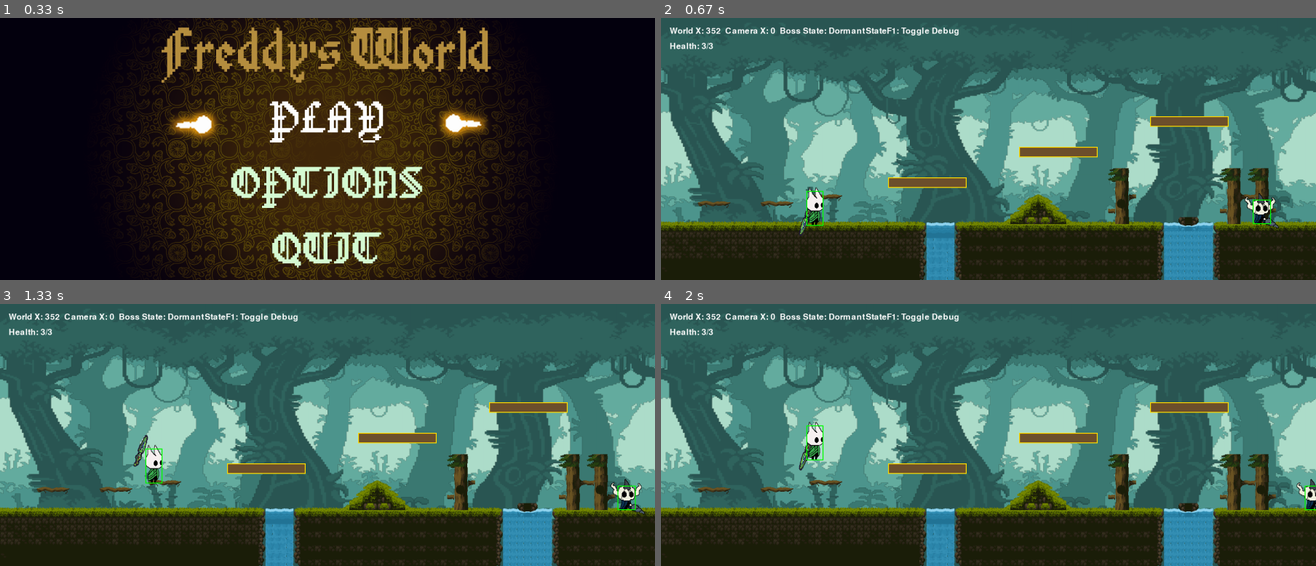
Above: before the commit, frames 1-4 (two rows, left to right).
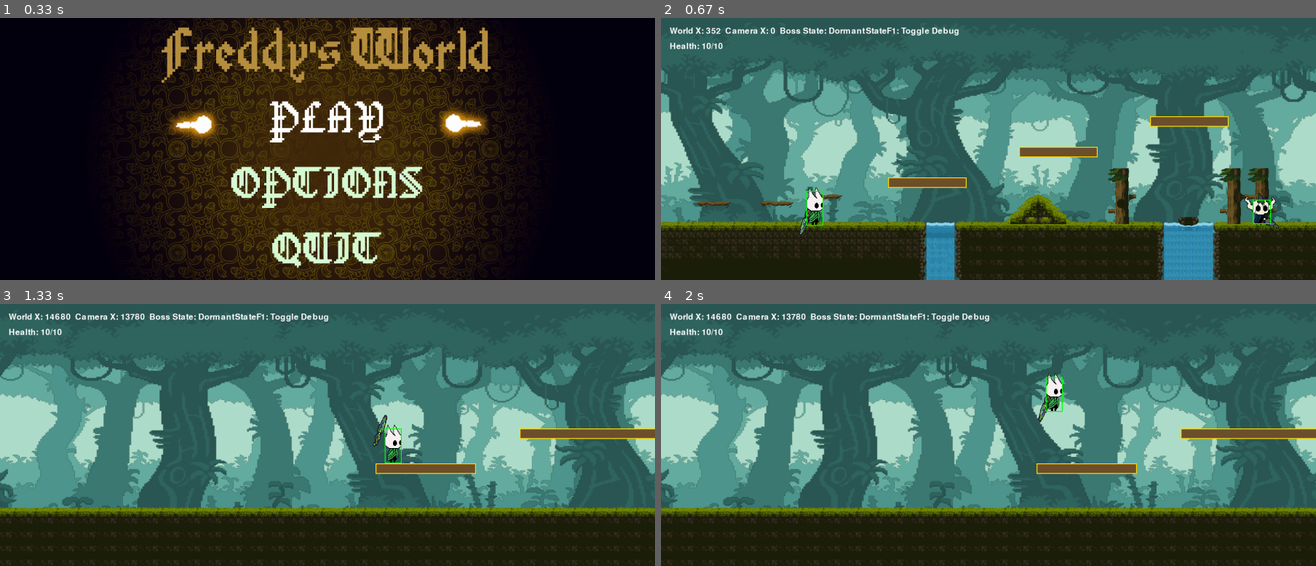
Above: after the commit, the same moments.

Repository: PythonSun22/2d-side-scroller-pygame
Game: pygame game, started from main.py
Two runs of this game, one before a commit and one after it. Both use one fixed random seed, a clock stepped at 60 frames per second and the inputs below.
Inputs (mouse positions are in pixels of both pictures, inside the frame that each line leads up to):
- Up to frame 1 (0.33 s): no input
- Up to frame 2 (0.67 s): click "PLAY" at 0.38 s
- Up to frame 3 (1.33 s): hold F2 0.67-1.13 s; hold Up 0.67-1.13 s; move the mouse to (537, 427) at 0.7 s; click (170, 437) at 1.22 s
- Up to frame 4 (2 s): hold Up 1.5-1.97 s; move the mouse to (1054, 492) at 1.53 s

Frame 1 is identical in both runs. In frame 2, less than 0.1% of the frame differs, in the area x 6-10%, y 9-12%; in frame 3, 45%; in frame 4, 45%, in the area x 0-100%, y 3-100%.

Commit message:
Implement boss combat AI, collision and platform behavior

Diff:
--- a/game/boss.py
+++ b/game/boss.py
@@ -16,24 +16,51 @@
     Dormant -> Stalk -> Charge -> Recovery.
     """
 
-    WALK_IMAGES = (
+    FULL_HEALTH_IMAGES = (
         "boss/boss.png",
         "boss/boss_2.png",
     )
 
+    HALF_HEALTH_IMAGES = (
+        "boss/boss_half_health.png",
+        "boss/boss_half_health_2.png",
+    )
+
+    NEAR_DEATH_IMAGES = (
+        "boss/boss_near_death.png",
+        "boss/boss_near_death_2.png",
+    )
+
+    DEATH_IMAGES = (
+        "boss/boss_death.png",
+        "boss/boss_death_2.png",
+    )
+
     def __init__(
         self,
         position: tuple[float, float],
         arena_left: float,
         arena_right: float,
     ) -> None:
-        self.frames = [
-            assets.load_image(
-                filename,
-                alpha=True,
-            )
-            for filename in self.WALK_IMAGES
-        ]
+        self.full_health_frames = self._load_frames(
+            self.FULL_HEALTH_IMAGES
+        )
+
+        self.half_health_frames = self._load_frames(
+            self.HALF_HEALTH_IMAGES
+        )
+
+        self.near_death_frames = self._load_frames(
+            self.NEAR_DEATH_IMAGES
+        )
+
+        self.death_frames = self._load_frames(
+            self.DEATH_IMAGES
+        )
+
+        self.frames = self.full_health_frames
+        self.health = BossTuning.MAX_HEALTH
+        self.should_remove = False
 
         self.current_frame = 0
         self.image = self.frames[0]
@@ -51,6 +78,10 @@
         self.previous_feet_x = self.feet_x
         self.previous_feet_y = self.feet_y
 
+        self.velocity_y = 0.0
+        self.is_on_ground = True
+        self.ground_y = float(position[1])
+
         self.arena_left = float(
             arena_left
         )
@@ -64,6 +95,11 @@
 
         self.is_moving = False
         self.is_active = False
+        self.is_on_platform = False
+
+        self.hit_flash_timer = 0.0
+        self.stagger_timer = 0.0
+        self.knockback_velocity_x = 0.0
 
         self.collision_rect = pygame.Rect(
             0,
@@ -125,15 +161,66 @@
         self,
         delta_time: float,
         player,
-    ) -> None:
-        self.state.update(
+        platforms: list,
+    ) -> None:
+        # Update visual hit feedback timer.
+        self.hit_flash_timer = max(
+            0.0,
+            self.hit_flash_timer - delta_time,
+        )
+
+        # ---------------------------------------------------------
+        # STAGGER / SWORD HIT REACTION
+        # ---------------------------------------------------------
+
+        if self.stagger_timer > 0.0:
+            self.stagger_timer = max(
+                0.0,
+                self.stagger_timer - delta_time,
+            )
+
+            # Briefly push the boss backward instead of allowing
+            # its AI state to move normally.
+            self.feet_x += (
+                self.knockback_velocity_x
+                * delta_time
+            )
+
+            # Gradually reduce knockback momentum.
+            self.knockback_velocity_x *= 0.82
+
+            self.clamp_to_arena()
+
+        else:
+            # Normal boss AI runs only when not staggered.
+            self.state.update(
+                delta_time,
+                player,
+            )
+
+            # Make sure any old knockback has fully ended.
+            self.knockback_velocity_x = 0.0
+
+        # ---------------------------------------------------------
+        # VERTICAL PHYSICS
+        # ---------------------------------------------------------
+
+        self._apply_vertical_physics(
             delta_time,
-            player,
-        )
+            platforms,
+        )
+
+        # ---------------------------------------------------------
+        # ANIMATION
+        # ---------------------------------------------------------
 
         self._update_animation(
             delta_time
         )
+
+        # ---------------------------------------------------------
+        # COLLISION RECT
+        # ---------------------------------------------------------
 
         self._synchronize_collision_rect()
 
@@ -197,14 +284,8 @@
         self,
         delta_time: float,
     ) -> None:
-        if not self.is_moving:
-            self.current_frame = 0
-            self.animation_elapsed = 0.0
-
-        else:
-            self.animation_elapsed += (
-                delta_time
-            )
+        if self.is_defeated:
+            self.animation_elapsed += delta_time
 
             while (
                 self.animation_elapsed
@@ -218,6 +299,42 @@
                     self.current_frame + 1
                 ) % len(self.frames)
 
+            frame = self.frames[
+                self.current_frame
+            ]
+
+            if self.facing_right:
+                self.image = pygame.transform.flip(
+                    frame,
+                    True,
+                    False,
+                )
+            else:
+                self.image = frame
+
+            return
+
+        if not self.is_moving:
+            self.current_frame = 0
+            self.animation_elapsed = 0.0
+
+        else:
+            self.animation_elapsed += (
+                delta_time
+            )
+
+            while (
+                self.animation_elapsed
+                >= BossTuning.ANIMATION_INTERVAL
+            ):
+                self.animation_elapsed -= (
+                    BossTuning.ANIMATION_INTERVAL
+                )
+
+                self.current_frame = (
+                    self.current_frame + 1
+                ) % len(self.frames)
+
         frame = self.frames[
             self.current_frame
         ]
@@ -236,8 +353,16 @@
     def _synchronize_collision_rect(
         self,
     ) -> None:
+        forward_offset = (
+            BossTuning.HITBOX_FORWARD_OFFSET
+            * self.direction
+        )
+
         self.collision_rect.midbottom = (
-            round(self.feet_x),
+            round(
+                self.feet_x
+                + forward_offset
+            ),
             round(self.feet_y),
         )
 
@@ -271,11 +396,30 @@
         camera_x: float,
         alpha: float,
     ) -> None:
+        # Match Freddy's damage feedback: briefly blink the sprite
+        # on and off instead of applying a color tint.
+        if self.hit_flash_timer > 0.0:
+            flash_phase = int(
+                self.hit_flash_timer * 12
+            )
+
+            if flash_phase % 2 == 0:
+                return
+
         render_x, render_y = (
             self.get_interpolated_feet_position(
                 alpha
             )
         )
+
+        vertical_offset = (
+            BossTuning.IMAGE_VERTICAL_OFFSET
+        )
+
+        if self.is_on_platform:
+            vertical_offset += (
+                BossTuning.PLATFORM_IMAGE_VERTICAL_OFFSET
+            )
 
         rect = self.image.get_rect(
             midbottom=(
@@ -283,7 +427,10 @@
                     render_x
                     - camera_x
                 ),
-                round(render_y),
+                round(
+                    render_y
+                    + vertical_offset
+                ),
             )
         )
 
@@ -302,6 +449,10 @@
             self.get_interpolated_feet_position(
                 alpha
             )
+        )
+        forward_offset = (
+            BossTuning.HITBOX_FORWARD_OFFSET
+            * self.direction
         )
 
         debug_rect = pygame.Rect(
@@ -315,6 +466,7 @@
             round(
                 render_x
                 - camera_x
+                + forward_offset
             ),
             round(render_y),
         )
@@ -325,3 +477,183 @@
             debug_rect,
             width=2,
         )
+
+    @property
+    def is_defeated(self) -> bool:
+        return self.health <= 0
+
+
+    def take_damage(
+        self,
+        amount: int,
+        knockback_direction: int = 0,
+        knockback_speed: float = 0.0,
+    ) -> bool:
+        if amount <= 0 or self.is_defeated:
+            return False
+
+        self.health = max(
+            0,
+            self.health - amount,
+        )
+
+        self._update_health_visuals()
+
+        if self.health <= 0:
+            from game.boss_ai.death_state import DeathState
+
+            self.change_state(
+                DeathState(self)
+            )
+
+        return True
+
+    def _update_health_visuals(self) -> None:
+        if self.health <= 0:
+            return
+
+        health_ratio = (
+            self.health / BossTuning.MAX_HEALTH
+        )
+
+        if health_ratio <= 0.33:
+            self.frames = self.near_death_frames
+
+        elif health_ratio <= 0.66:
+            self.frames = self.half_health_frames
+
+        else:
+            self.frames = self.full_health_frames
+
+        self.current_frame %= len(self.frames)
+
+    def _apply_vertical_physics(
+        self,
+        delta_time: float,
+        platforms: list,
+    ) -> None:
+        previous_bottom = self.collision_rect.bottom
+
+        self.velocity_y += (
+            BossTuning.GRAVITY
+            * delta_time
+        )
+
+        self.velocity_y = min(
+            self.velocity_y,
+            BossTuning.MAX_FALL_SPEED,
+        )
+
+        self.feet_y += (
+            self.velocity_y
+            * delta_time
+        )
+
+        self._synchronize_collision_rect()
+
+        self.is_on_ground = False
+        self.is_on_platform = False
+
+        if self.velocity_y >= 0:
+            for platform in platforms:
+                crossed_top = (
+                    previous_bottom <= platform.rect.top
+                    and self.collision_rect.bottom
+                    >= platform.rect.top
+                )
+
+                overlaps_x = (
+                    self.collision_rect.right
+                    > platform.rect.left
+                    and self.collision_rect.left
+                    < platform.rect.right
+                )
+
+                if crossed_top and overlaps_x:
+                    self.feet_y = float(
+                        platform.rect.top
+                    )
+
+                    self.velocity_y = 0.0
+                    self.is_on_ground = True
+                    self.is_on_platform = True
+
+                    self._synchronize_collision_rect()
+                    return
+
+        if self.collision_rect.bottom >= self.ground_y:
+            self.feet_y = self.ground_y
+
+            self.velocity_y = 0.0
+            self.is_on_ground = True
+            self.is_on_platform = False
+
+            self._synchronize_collision_rect()
+
+    def _load_frames(
+        self,
+        filenames: tuple[str, ...],
+    ) -> list[pygame.Surface]:
+        frames = []
+
+        for filename in filenames:
+            image = assets.load_image(
+                filename,
+                alpha=True,
+            )
+
+            width = round(
+                image.get_width()
+                * BossTuning.SPRITE_SCALE
+            )
+
+            height = round(
+                image.get_height()
+                * BossTuning.SPRITE_SCALE
+            )
+
+            image = pygame.transform.scale(
+                image,
+                (width, height),
+            )
+
+            frames.append(image)
+
+        return frames
+
+    def receive_sword_hit(
+        self,
+        amount: int,
+        direction: int,
+    ) -> bool:
+        if not self.take_damage(amount):
+            return False
+
+        self.hit_flash_timer = (
+            BossTuning.SWORD_HIT_FLASH_DURATION
+        )
+
+        self.stagger_timer = (
+            BossTuning.SWORD_HIT_STAGGER_DURATION
+        )
+
+        self.knockback_velocity_x = (
+            direction
+            * BossTuning.SWORD_HIT_KNOCKBACK_SPEED
+        )
+
+        return True
+
+
+    def receive_fireball_hit(
+        self,
+        amount: int,
+    ) -> bool:
+        if not self.take_damage(amount):
+            return False
+
+        self.hit_flash_timer = (
+            BossTuning.FIREBALL_HIT_FLASH_DURATION
+        )
+
+        return True
--- /dev/null
+++ b/game/boss_ai/death_state.py
@@ -0,0 +1,32 @@
+from game.boss_ai.boss_state import BossState
+from game.boss_tuning import BossTuning
+
+
+class DeathState(BossState):
+    def __init__(self, boss) -> None:
+        super().__init__(boss)
+
+        self.elapsed = 0.0
+
+    def enter(self) -> None:
+        boss = self.boss
+
+        boss.is_moving = False
+        boss.is_active = False
+
+        boss.frames = boss.death_frames
+        boss.current_frame = 0
+        boss.animation_elapsed = 0.0
+
+    def update(
+        self,
+        delta_time: float,
+        player,
+    ) -> None:
+        self.elapsed += delta_time
+
+        if (
+            self.elapsed
+            >= BossTuning.DEATH_DISPLAY_DURATION
+        ):
+            self.boss.should_remove = True
--- /dev/null
+++ b/game/boss_ai/leap_state.py
@@ -0,0 +1,75 @@
+from game.boss_ai.boss_state import BossState
+from game.boss_tuning import BossTuning
+
+
+class LeapState(BossState):
+    """
+    Committed jump toward Freddy's approximate horizontal position.
+    """
+
+    def __init__(
+        self,
+        boss,
+        target_x: float,
+    ) -> None:
+        super().__init__(boss)
+
+        self.target_x = target_x
+        self.has_left_ground = False
+
+    def enter(self) -> None:
+        boss = self.boss
+
+        boss.is_moving = True
+
+        difference_x = (
+            self.target_x
+            - boss.feet_x
+        )
+
+        if difference_x > 0:
+            boss.set_direction(1)
+        elif difference_x < 0:
+            boss.set_direction(-1)
+
+        boss.velocity_y = (
+            -BossTuning.LEAP_VERTICAL_SPEED
+        )
+
+        boss.is_on_ground = False
+
+    def update(
+        self,
+        delta_time: float,
+        player,
+    ) -> None:
+        boss = self.boss
+
+        difference_x = (
+            self.target_x
+            - boss.feet_x
+        )
+
+        if abs(difference_x) > 10:
+            boss.feet_x += (
+                boss.direction
+                * BossTuning.LEAP_HORIZONTAL_SPEED
+                * delta_time
+            )
+
+            boss.clamp_to_arena()
+
+        if not boss.is_on_ground:
+            self.has_left_ground = True
+
+        if (
+            self.has_left_ground
+            and boss.is_on_ground
+        ):
+            from game.boss_ai.recovery_state import (
+                RecoveryState,
+            )
+
+            boss.change_state(
+                RecoveryState(boss)
+            )
--- a/game/boss_ai/stalk_state.py
+++ b/game/boss_ai/stalk_state.py
@@ -31,9 +31,35 @@
             - boss.feet_x
         )
 
+        difference_y = (
+            boss.feet_y
+            - player.feet_y
+        )
+
         distance_to_player = abs(
             difference_x
         )
+
+        # -----------------------------------------------------
+        # STALK
+        # -----------------------------------------------------
+        if (
+            difference_y
+            >= BossTuning.LEAP_TRIGGER_HEIGHT
+            and boss.is_on_ground
+        ):
+            from game.boss_ai.leap_state import (
+                LeapState,
+            )
+
+            boss.change_state(
+                LeapState(
+                    boss,
+                    player.feet_x,
+                )
+            )
+
+            return
 
         # -----------------------------------------------------
         # STALK
--- a/game/boss_tuning.py
+++ b/game/boss_tuning.py
@@ -1,7 +1,9 @@
 class BossTuning:
-    HITBOX_WIDTH = 105
+    HITBOX_WIDTH = 80
     HITBOX_HEIGHT = 105
 
+    IMAGE_VERTICAL_OFFSET = 26
+    HITBOX_FORWARD_OFFSET = 12
     STALK_SPEED = 150.0
 
     # Boss approaches until Freddy is within this distance.
@@ -20,3 +22,25 @@
     CONTACT_DAMAGE = 2
 
     DEBUG_COLOR = (255, 70, 70)
+
+    MAX_HEALTH = 20
+
+    DEATH_DISPLAY_DURATION = 0.8
+
+    LEAP_TRIGGER_HEIGHT = 70.0
+
+    LEAP_HORIZONTAL_SPEED = 260.0
+    LEAP_VERTICAL_SPEED = 650.0
+
+    GRAVITY = 1800.0
+    MAX_FALL_SPEED = 900.0
+
+    SPRITE_SCALE = 1.25
+
+    SWORD_HIT_STAGGER_DURATION = 0.18
+    SWORD_HIT_KNOCKBACK_SPEED = 90.0
+
+    FIREBALL_HIT_FLASH_DURATION = 0.10
+    SWORD_HIT_FLASH_DURATION = 0.16
+
+    PLATFORM_IMAGE_VERTICAL_OFFSET = 8
--- a/game/player_tuning.py
+++ b/game/player_tuning.py
@@ -32,7 +32,7 @@
     COYOTE_TIME = 0.08
 
     # Health and damage
-    MAX_HEALTH = 3
+    MAX_HEALTH = 10
     CONTACT_DAMAGE = 1
 
     INVULNERABILITY_DURATION = 1.0
--- a/game/world.py
+++ b/game/world.py
@@ -178,6 +178,9 @@
             if event.key == pygame.K_F1:
                 self.show_debug = not self.show_debug
 
+            if event.key == pygame.K_F2:
+                self._debug_teleport_to_boss()
+
         if self.player.is_transforming:
             return
 
@@ -269,6 +272,7 @@
         self.boss.update(
             delta_time,
             self.player,
+            self.platforms,
         )
 
         # ---------------------------------------------------------
@@ -283,8 +287,10 @@
         # ---------------------------------------------------------
 
         self._handle_sword_combat()
+        self._handle_sword_boss_combat()
         self._handle_mob_contact()
         self._handle_fireball_combat()
+        self._handle_fireball_boss_combat()
         self._handle_boss_contact()
 
         self.mobs = [
@@ -420,6 +426,18 @@
         if self.show_debug:
             self._render_debug(screen, camera_x, alpha)
 
+        if self.boss.is_active and not self.boss.is_defeated:
+            boss_health = self.debug_font.render(
+                f"Boss: {self.boss.health}/{BossTuning.MAX_HEALTH}",
+                True,
+                (255, 90, 90),
+            )
+
+            screen.blit(
+                boss_health,
+                (20, 85),
+            )
+
         self._render_boss_arena_glow(screen)
 
     def _render_debug(
@@ -738,10 +756,11 @@
             (0, 0),
         )
 
-    def _handle_boss_contact(
-        self,
-    ) -> None:
-        if not self.boss.is_active:
+    def _handle_boss_contact(self) -> None:
+        if (
+            not self.boss.is_active
+            or self.boss.is_defeated
+        ):
             return
 
         if self.player.collision_rect.colliderect(
@@ -751,3 +770,112 @@
                 amount=BossTuning.CONTACT_DAMAGE,
                 source_x=self.boss.feet_x,
             )
+
+    def _handle_sword_boss_combat(self) -> None:
+        if self.boss.is_defeated:
+            return
+
+        sword_hitbox = self.sword.get_attack_hitbox(
+            self.player
+        )
+
+        if sword_hitbox is None:
+            return
+
+        if not self.sword.can_hit(self.boss):
+            return
+
+        if not sword_hitbox.colliderect(
+            self.boss.collision_rect
+        ):
+            return
+
+        if self.boss.receive_sword_hit(
+            amount=self.sword.current_damage,
+            direction=self.sword.knockback_direction,
+        ):
+            self.sword.register_hit(
+                self.boss
+            )
+
+    def _handle_fireball_boss_combat(self) -> None:
+        if self.boss.is_defeated:
+            return
+
+        for fireball in self.fireballs:
+            if not fireball.is_active:
+                continue
+
+            if not fireball.collision_rect.colliderect(
+                self.boss.collision_rect
+            ):
+                continue
+
+            if self.boss.receive_fireball_hit(
+                amount=Fireball.DAMAGE,
+            ):
+                fireball.start_explosion()
+
+            break
+
+    def _debug_teleport_to_boss(self) -> None:
+        target_x = self.boss_arena_left + 180
+
+        correction = (
+            target_x
+            - self.player.feet_x
+        )
+
+        self.player.move_horizontal_correction(
+            correction
+        )
+
+        # Keep interpolation from drawing Freddy between
+        # the old location and the boss arena.
+        self.player.previous_feet_x = (
+            self.player.feet_x
+        )
+
+        self.player.previous_feet_y = (
+            self.player.feet_y
+        )
+
+        # Let the normal arena-approach logic take over.
+        self.boss_arena_approach = True
+
+    def receive_sword_hit(
+        self,
+        amount: int,
+        direction: int,
+    ) -> bool:
+        if not self.take_damage(amount):
+            return False
+
+        self.hit_flash_timer = (
+            BossTuning.SWORD_HIT_FLASH_DURATION
+        )
+
+        self.stagger_timer = (
+            BossTuning.SWORD_HIT_STAGGER_DURATION
+        )
+
+        self.knockback_velocity_x = (
+            direction
+            * BossTuning.SWORD_HIT_KNOCKBACK_SPEED
+        )
+
+        return True
+
+
+    def receive_fireball_hit(
+        self,
+        amount: int,
+    ) -> bool:
+        if not self.take_damage(amount):
+            return False
+
+        self.hit_flash_timer = (
+            BossTuning.FIREBALL_HIT_FLASH_DURATION
+        )
+
+        return True
